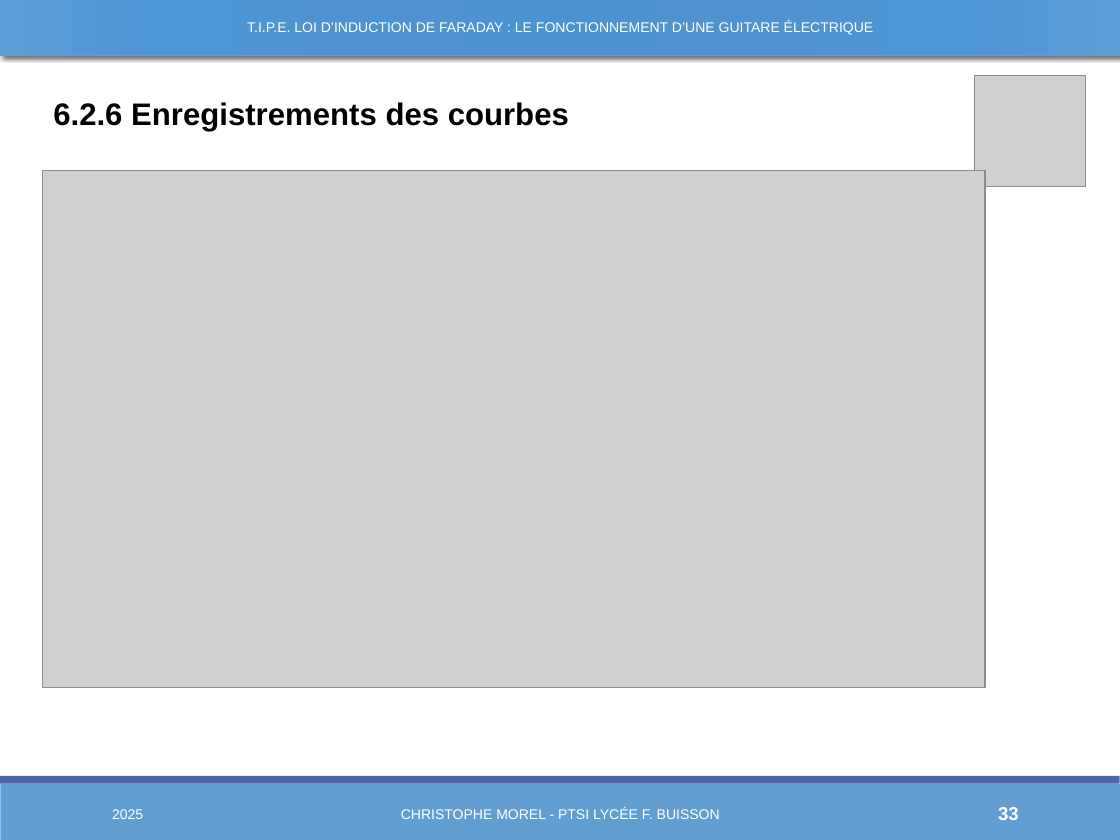
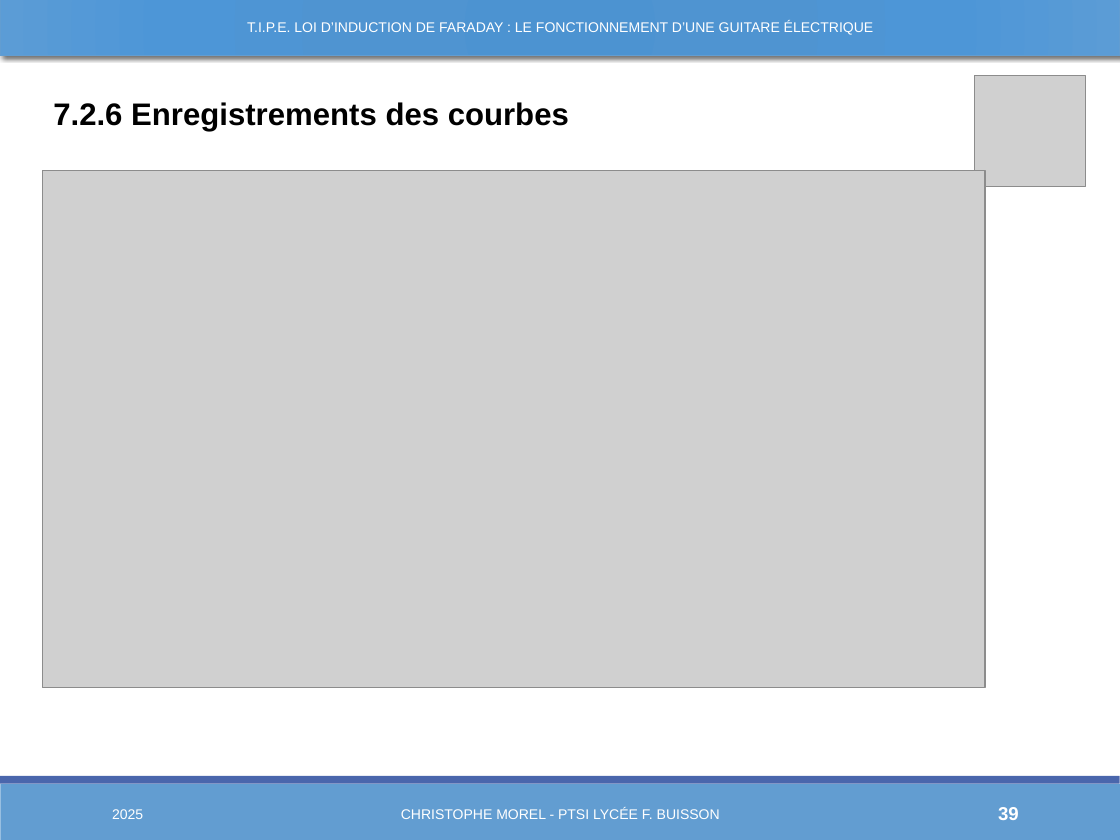
Before and after one commit to Chrismorel7/TIPE---Micro_guitare_elec, a slide deck: slide 39 of Views/Decembre.pptx (slide 33 before the commit). Drawn at 1120x840 pixels with LibreOffice and Linux fonts; fonts in the diff are those of the drawing; grey boxes stand for pictures. Boxes give left, top, right and bottom in pixels: in the first picture for what was removed or moved away, otherwise in the second. Text is boxed around its words. In the diff, an @@ line names an element or a change of style, - is before the commit and + after.

```diff
--- a/Views/Decembre.pptx
+++ b/Views/Decembre.pptx
@@ text at (53,102,569,131): text changed @@
-6.2.6 Enregistrements des courbes
+7.2.6 Enregistrements des courbes
@@ page number at (998,807,1019,820): text changed @@
-33
+39
```
Also in this commit, not shown: 18 other slides changed, 6 slides added, 22 other files.
